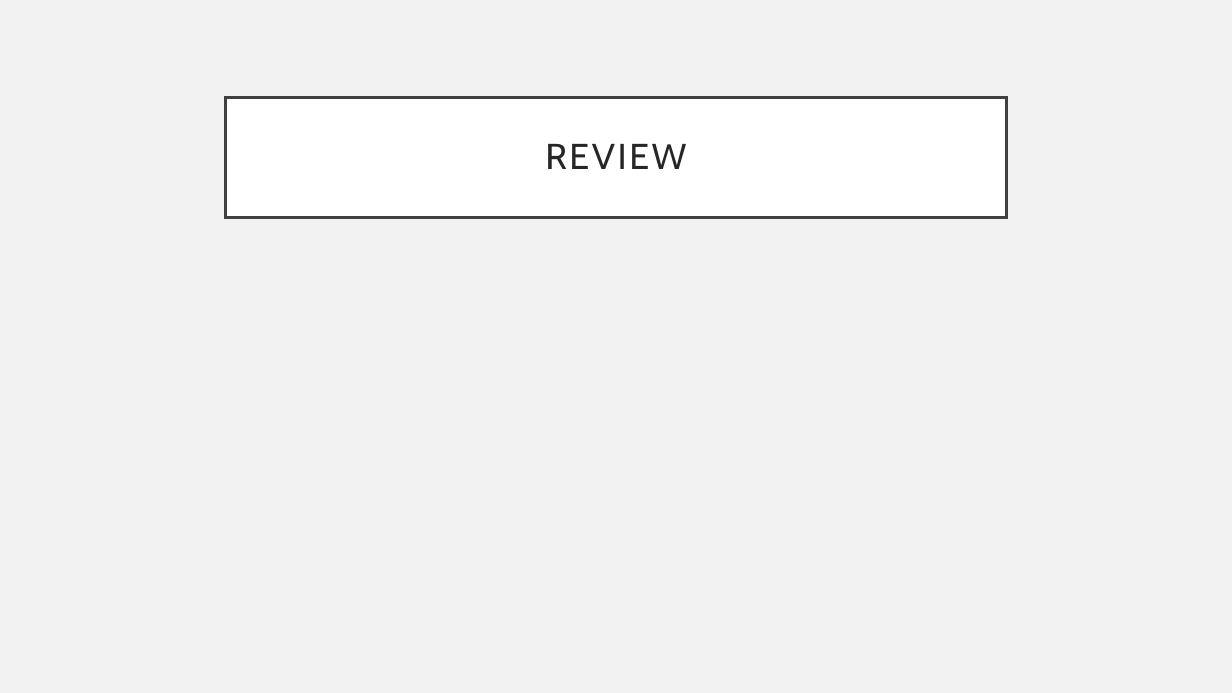
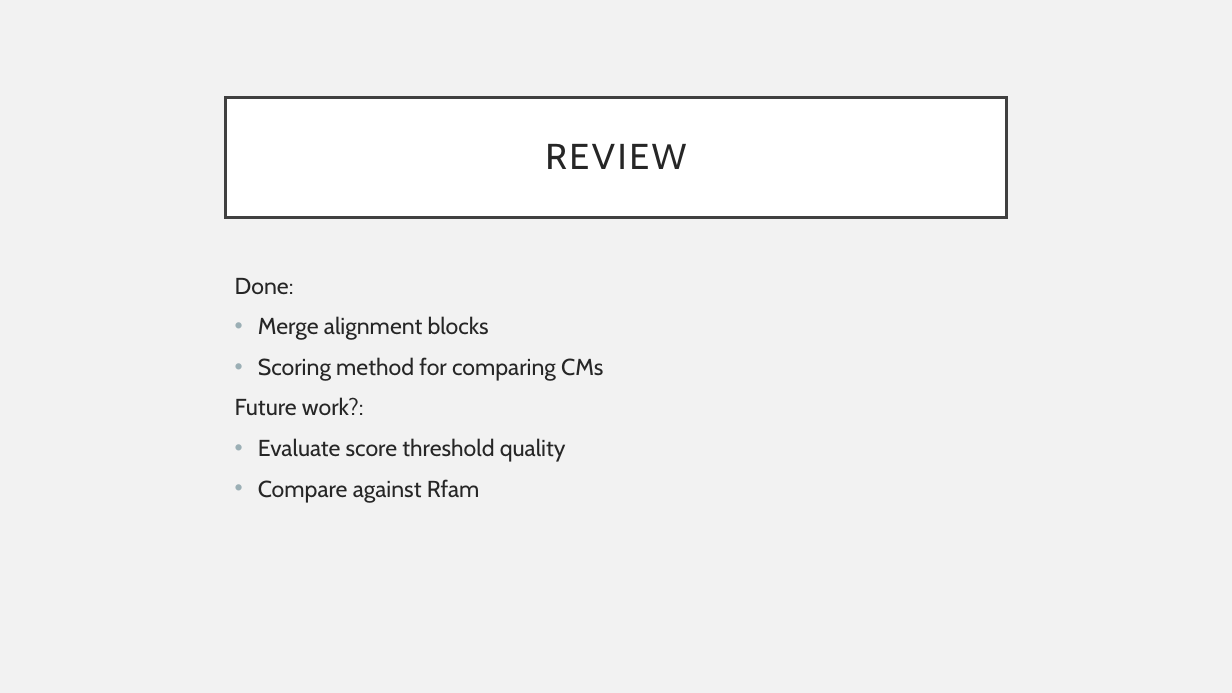
Before and after one commit to asyncViridian/jcmf, a slide deck: slide 17 of notes/presentation.pptx. Drawn at 1232x693 pixels with LibreOffice and Linux fonts; fonts in the diff are those of the drawing. Boxes give left, top, right and bottom in pixels: in the first picture for what was removed or moved away, otherwise in the second. Text is boxed around its words. In the diff, an @@ line names an element or a change of style, - is before the commit and + after.

```diff
--- a/notes/presentation.pptx
+++ b/notes/presentation.pptx
@@ text added at bbox=[235, 278, 603, 503], 18 pt, text #262626 @@
+Done:
+• Merge alignment blocks
+• Scoring method for comparing CMs
+Future work?:
+• Evaluate score threshold quality
+• Compare against Rfam
```
Also in this commit, not shown: 3 other slides changed, 1 other file.
